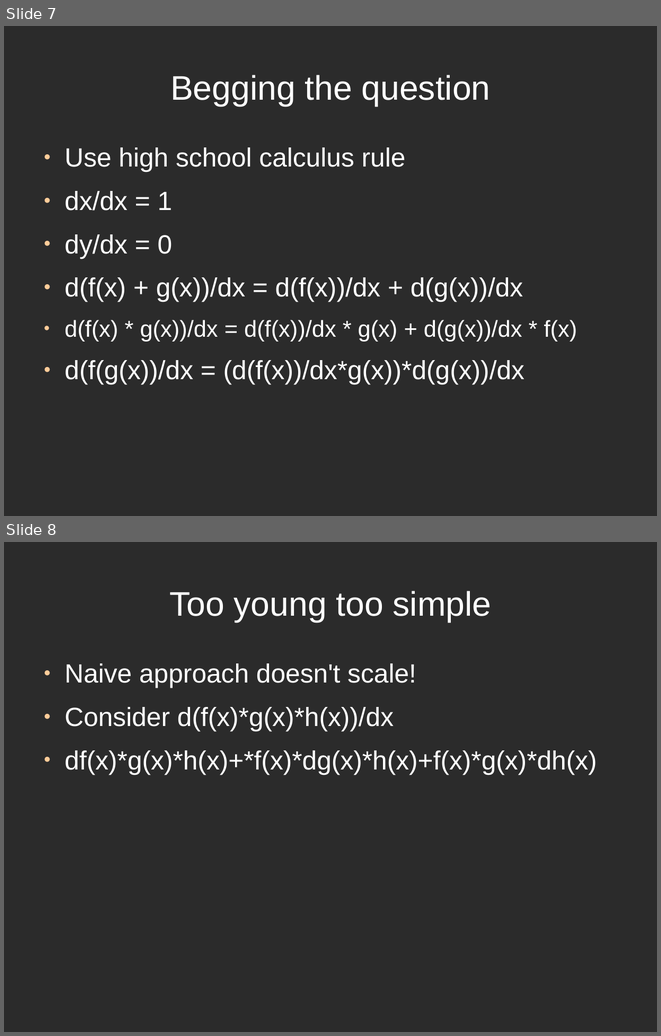
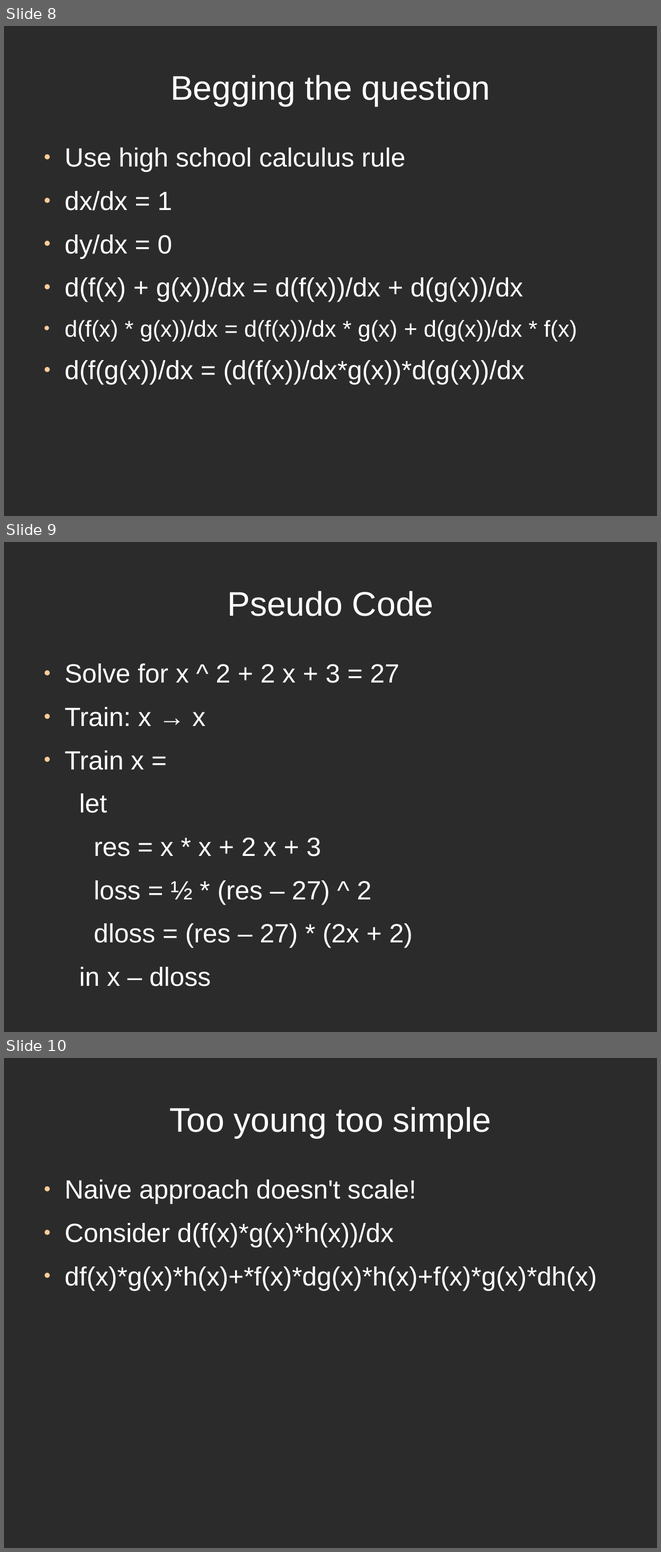
Before and after one commit to ThoughtWorksInc/DeepDarkFantasy, a slide deck: Talk.odp. Shown one above the other, each under a label of ours: slides 7 and 8 before the commit, slides 8, 9 and 10 after it. The pictures are 661x1036 and 661x1552 pixels, drawn with LibreOffice and Linux fonts; fonts in the diff are those of the drawing; background and template pictures are left out; a plain dark background stands for a picture behind light text. Boxes give left, top, right and bottom in pixels: in the first picture for what was removed or moved away, otherwise in the second. Text is boxed around its words. In the diff, an @@ line names an element or a change of style, - is before the commit and + after.

```diff
--- a/Talk.odp
+++ b/Talk.odp
@@ slide 9 added at (x1=4, y1=542, x2=657, y2=1032), background picture (left out) @@
@@ title added at (x1=227, y1=591, x2=434, y2=616), 41.4 pt, text #FFFFFF @@
+Pseudo Code
@@ text added at (x1=64, y1=663, x2=413, y2=986), 32 pt, text #FFFFFF @@
+● Solve for x ^ 2 + 2 x + 3 = 27
+● Train: x → x
+● Train x =
+let
+res = x * x + 2 x + 3
+loss = ½ * (res – 27) ^ 2
+dloss = (res – 27) * (2x + 2)
+in x – dloss
@@ what was slide 7 is now slide 8 @@
@@ what was slide 8 is now slide 10 @@
```
Also in this commit, not shown: 17 slides changed, 5 other slides added, 1 slide removed.
